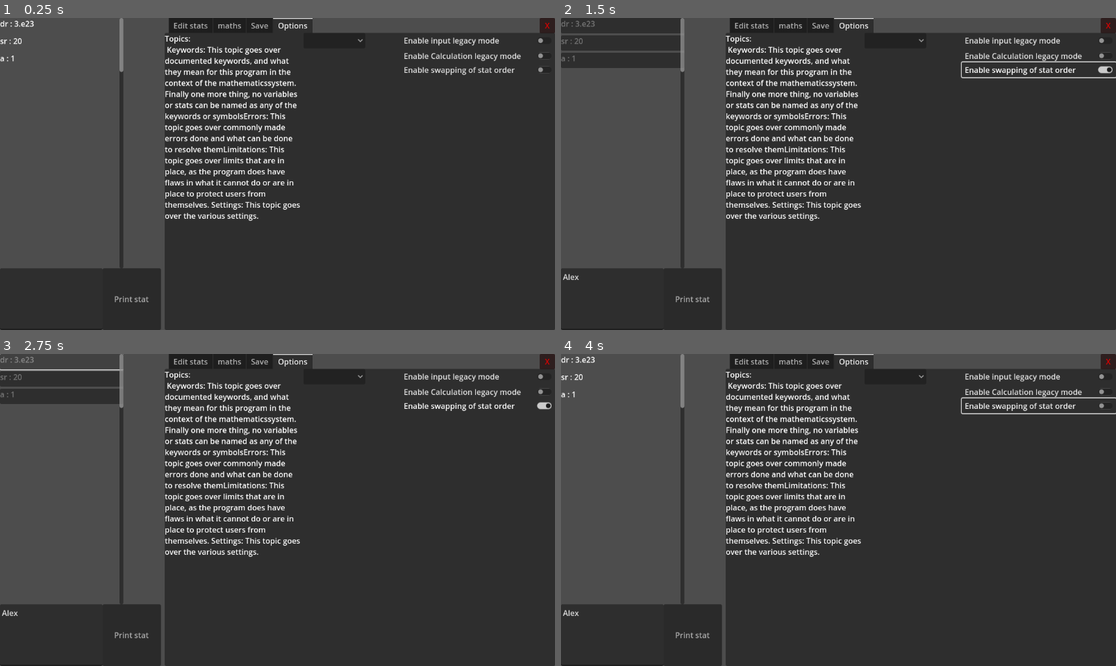
Above: before the commit, frames 1-4 (two rows, left to right).
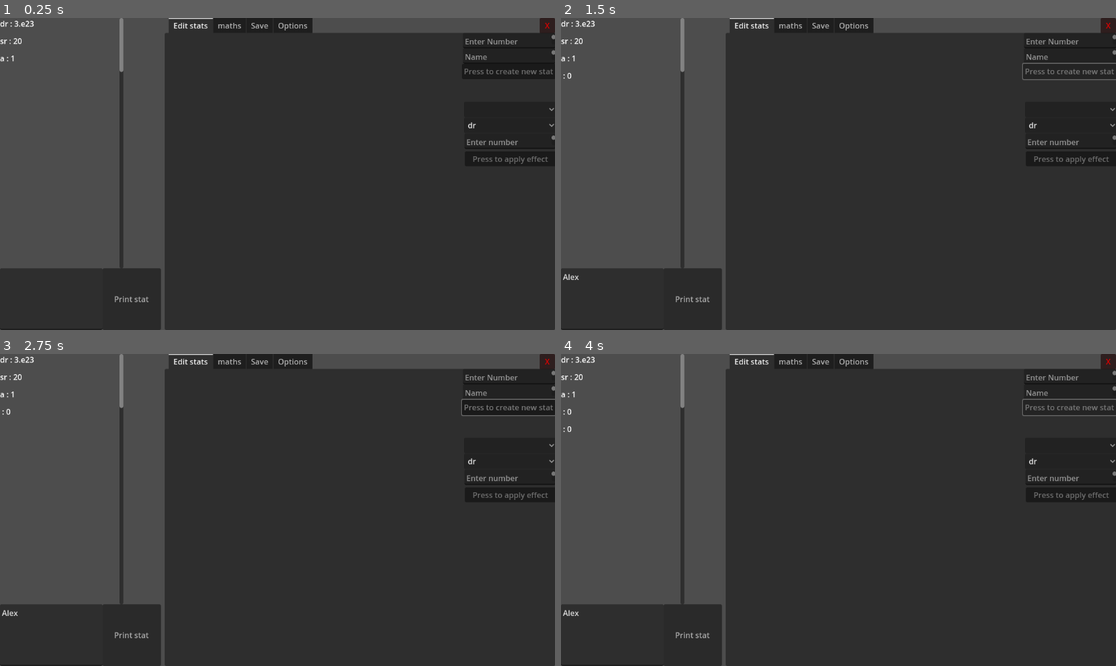
Above: after the commit, the same moments.

Repository: Random31234/huge-numbers-2.0
Game: Godot game, scene res://scenes/main.tscn
Two runs of this game, one before a commit and one after it. Both use one fixed random seed, a clock stepped at 60 frames per second and the inputs below.
Inputs (mouse positions are in pixels of both pictures, inside the frame that each line leads up to):
- Up to frame 1 (0.25 s): no input
- Up to frame 2 (1.5 s): click (610, 298) at 0.52 s; type "Alex" at 0.6 s; click (1038, 71) at 1.25 s, where only the run before the commit has a clickable "Enable swapping of stat order"
- Up to frame 3 (2.75 s): click (61, 360) at 2.02 s
- Up to frame 4 (4 s): click (1071, 494) at 2.75 s, where only the run after the commit has a clickable "Press to apply effect"; click (1071, 407) at 3.5 s, where only the run after the commit has a clickable "Press to create new stat"

The runs differ from the first frame. In frame 1, 4.8% of the frame differs, in the area x 29-100%, y 0-66%; in frame 2, 8.4%, in the area x 0-100%, y 0-66%; in frame 3, 7.2%; in frame 4, 5.2%.

Commit message:
update stats mnaipulator 2
Finished setting up the base inputs, now need to work on having the functions work.

Diff:
--- a/scenes/main.tscn
+++ b/scenes/main.tscn
@@ -98,10 +98,9 @@
 offset_left = 342.0
 offset_right = 1152.0
 offset_bottom = 648.0
-current_tab = 3
+current_tab = 0
 
 [node name="Edit stats" type="Control" parent="TabContainer"]
-visible = false
 layout_mode = 2
 script = ExtResource("5_scl5u")
 metadata/_tab_index = 0
@@ -834,6 +833,7 @@
 text = "Delete math"
 
 [node name="Options" type="Control" parent="TabContainer"]
+visible = false
 layout_mode = 2
 metadata/_tab_index = 3
 
--- a/scripts/Stats.gd
+++ b/scripts/Stats.gd
@@ -16,6 +16,7 @@
 func _ready() -> void:
 
 	updateStats()
+	emit_signal("updateList",names)
 
 
 
@@ -39,6 +40,7 @@
 	values[id1] = values[id2]
 	values[id2] =v
 	updateStats()
+	emit_signal("updateList",names)
 
 
 
@@ -67,7 +69,7 @@
 			i.get_child(1).set_process(4)
 
 		z+=1
-	emit_signal("updateList",names)
+
 
 #the actual button functions as practiced is in here.
 func swapFunction(i:int):
@@ -95,7 +97,18 @@
 
 	print(index)
 
+	if(index != null && funcIndex != null && index != -1 && funcIndex !=-1 && b != null):
 
+
+		if(funcIndex == 0):
+			values[index]=b.add(b,values[index])
+
+
+		if(funcIndex == 7):
+
+			values.remove_at(index)
+			names.remove_at(index)
+			emit_signal("updateList",names)
 	updateStats()
 
 
--- a/scripts/editStats/ManipulateStatsScripts/manipulateStatsLegacy.gd
+++ b/scripts/editStats/ManipulateStatsScripts/manipulateStatsLegacy.gd
@@ -9,6 +9,8 @@
 
 
 	var x = int(exponent.text)
+	print (x)
 	var z = float(mantissa.text)
 	b = Big.new(z,x)
+	print("Big is... " + b.toScientific() )
 	emit_signal("manipulate",statSelect.selected,typeOfFunction.selected, b)
--- a/scripts/editStats/ManipulateStatsScripts/manipulateStatsNew.gd
+++ b/scripts/editStats/ManipulateStatsScripts/manipulateStatsNew.gd
@@ -9,5 +9,5 @@
 
 
 	b = Big.new(number.text)
-
-	emit_signal("Manipulate",statSelect.selected,typeOfFunction.selected,b)
+	print("Big is..... " +  b.toScientific())
+	emit_signal("manipulate",statSelect.selected,typeOfFunction.selected,b)
